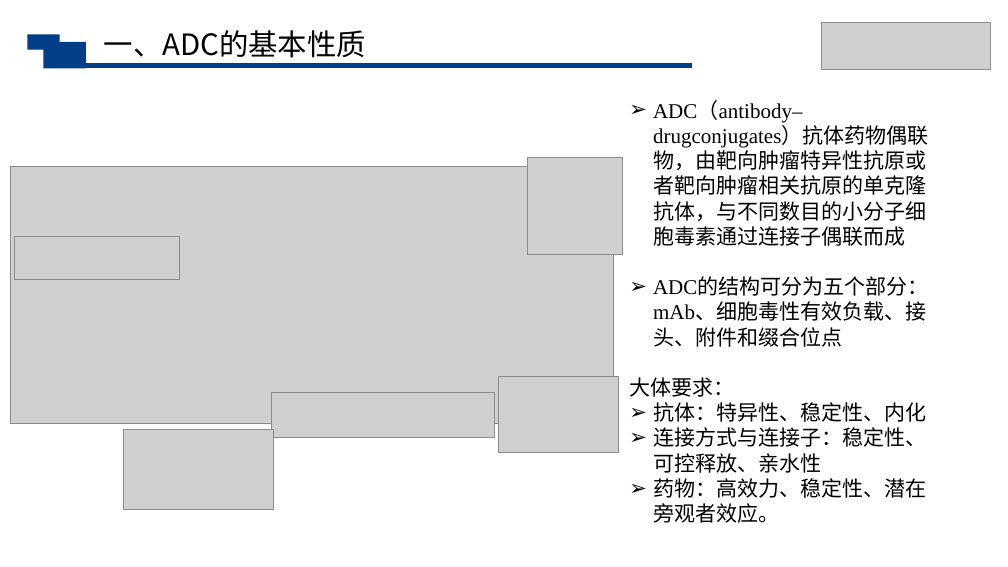
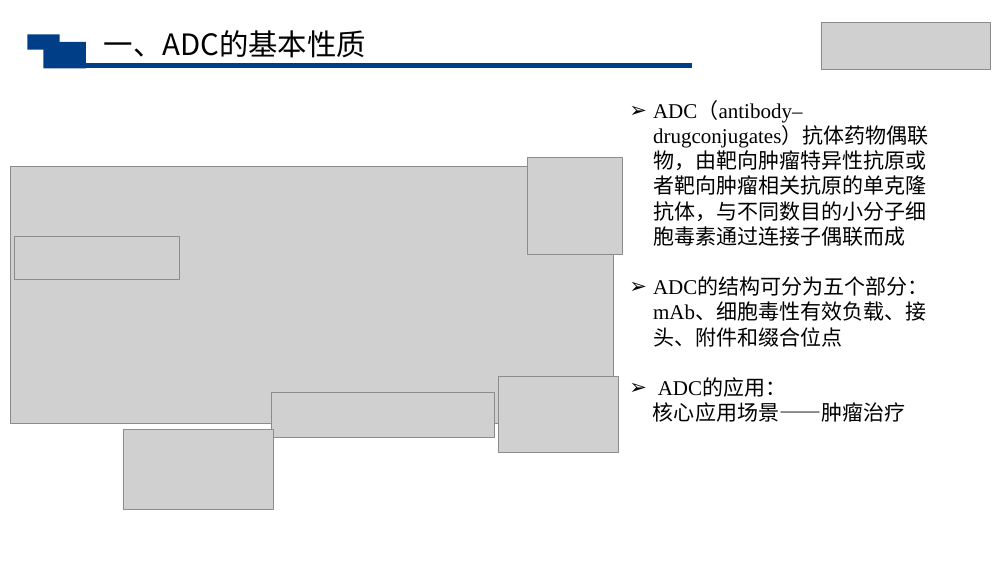
Before and after one commit to Raymon-Lyu/Veterinary-Medicine, a slide deck: slide 4 of 生物分离工程/第十组汇报ppt.pptx. Drawn at 1008x567 pixels with LibreOffice and Linux fonts; fonts in the diff are those of the drawing; grey boxes stand for pictures. Boxes give left, top, right and bottom in pixels: in the first picture for what was removed or moved away, otherwise in the second. Text is boxed around its words. In the diff, an @@ line names an element or a change of style, - is before the commit and + after.

```diff
--- a/生物分离工程/第十组汇报ppt.pptx
+++ b/生物分离工程/第十组汇报ppt.pptx
@@ text at <box>653,379,905,422</box>: text changed @@
-大体要求：
-➢ 抗体：特异性、稳定性、内化
-➢ 连接方式与连接子：稳定性、可控释放、亲水性
-➢ 药物：高效力、稳定性、潜在旁观者效应。
+➢ ADC的应用：
+核心应用场景——肿瘤治疗
```
Also in this commit, not shown: 1 other file.
